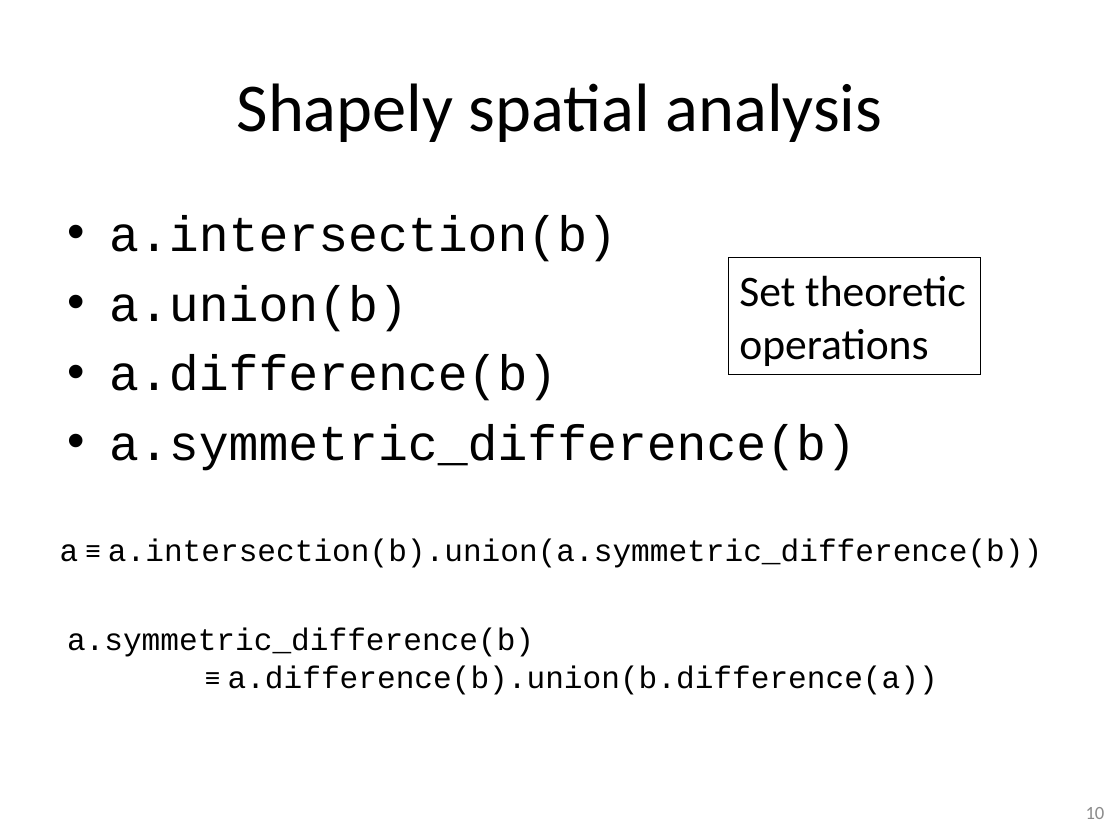
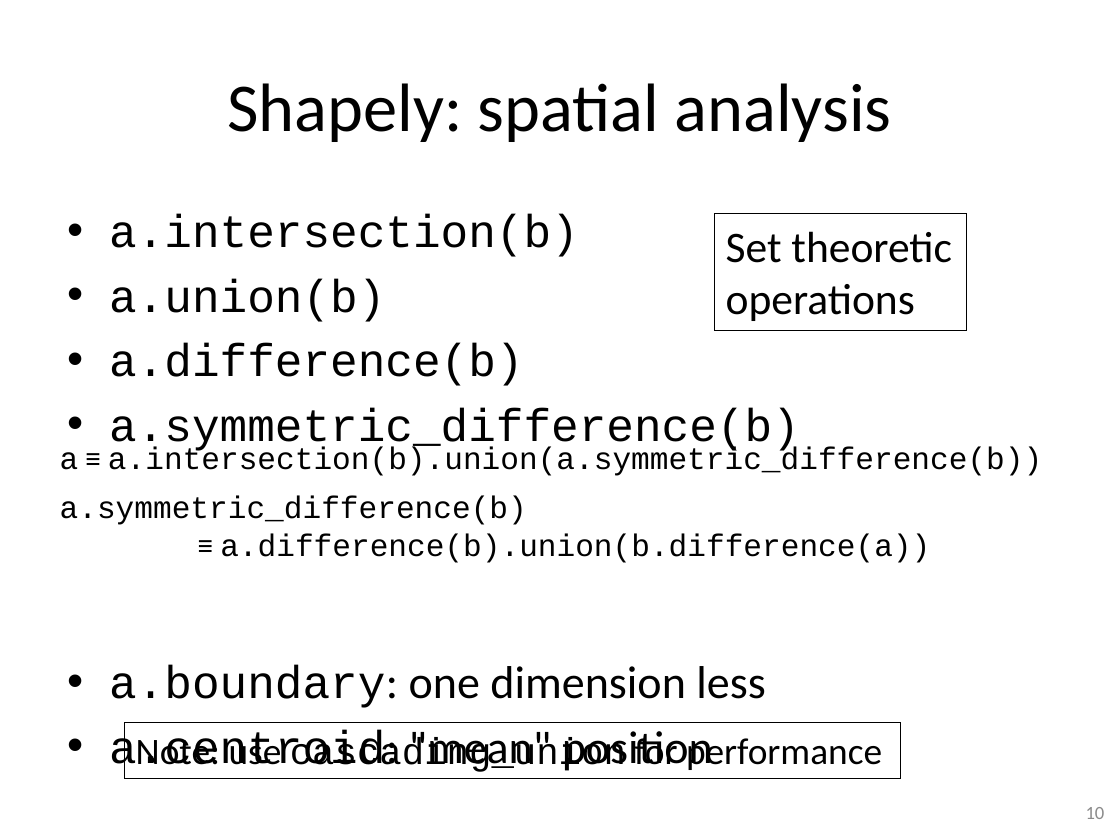
Before and after one commit to gjbex/training-material, a slide deck: slide 10 of Python/python_gis.pptx. Drawn at 1120x840 pixels with LibreOffice and Linux fonts; fonts in the diff are those of the drawing. Boxes give left, top, right and bottom in pixels: in the first picture for what was removed or moved away, otherwise in the second. Text is boxed around its words. In the diff, an @@ line names an element or a change of style, - is before the commit and + after.

Commit message:
Add slide on Shapely buffer

```diff
--- a/Python/python_gis.pptx
+++ b/Python/python_gis.pptx
@@ title at box(227, 83, 892, 142): text changed @@
-Shapely spatial analysis
+Shapely: spatial analysis
@@ text at box(109, 214, 800, 454): size 32 to 29.6 pt in "a.intersection(b)", "a.union(b)", "a.difference(b)", "a.symmetric_difference(b)" @@
@@ rectangle "Set theoretic operations": place and size @@
-rectangle "Set theoretic operations" at box(728, 258, 980, 374)
+rectangle "Set theoretic operations" at box(715, 213, 967, 329)
@@ text "a ≡ a.intersection(b).union(a.symmetric_difference(b))": place and size @@
-text "a ≡ a.intersection(b).union(a.symmetric_difference(b))" at box(60, 539, 1042, 568)
+text "a ≡ a.intersection(b).union(a.symmetric_difference(b))" at box(60, 447, 1042, 476)
@@ text "a.symmetric_difference(b) ≡ a.difference(b).union(b.differen ...": place and size @@
-text "a.symmetric_difference(b) ≡ a.difference(b).union(b.differen ..." at box(67, 628, 938, 695)
+text "a.symmetric_difference(b) ≡ a.difference(b).union(b.differen ..." at box(60, 496, 930, 563)
@@ text at box(109, 666, 765, 776): paragraphs added @@
+• a.boundary: one dimension less
+• a.centroid: "mean" position
@@ rectangle added at box(124, 722, 900, 778), outline #000000 0.75 pt, 24 pt, text #000000 @@
+Note: use cascading_union for performance
```
Also in this commit, not shown: 3 other slides changed, 1 slide added.
